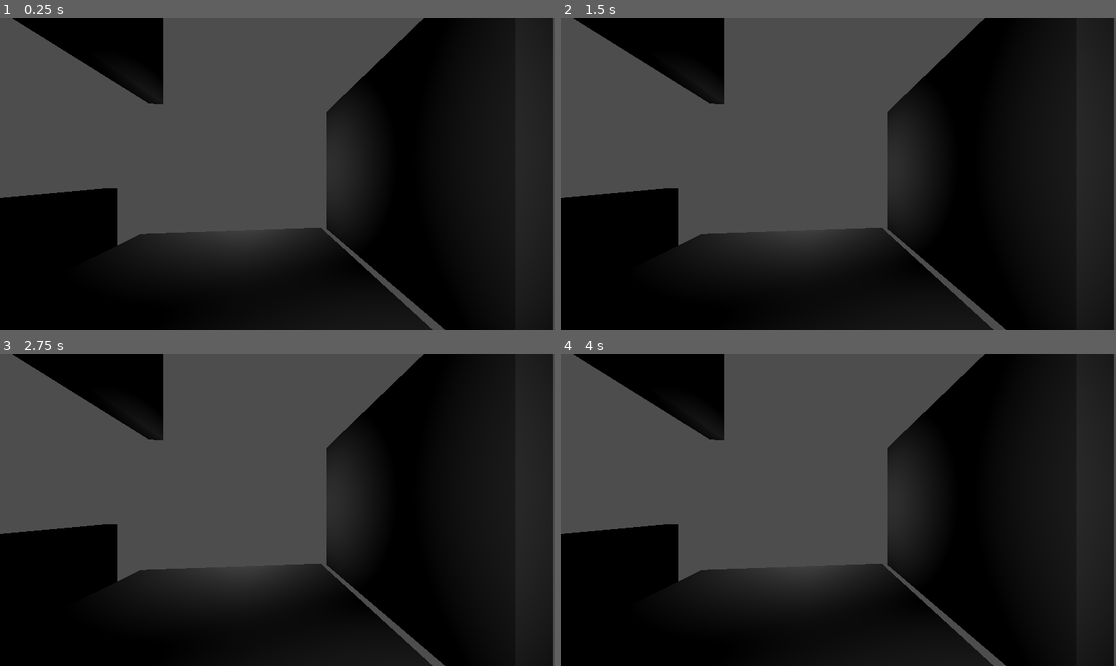
Above: before the commit, frames 1-4 (two rows, left to right).
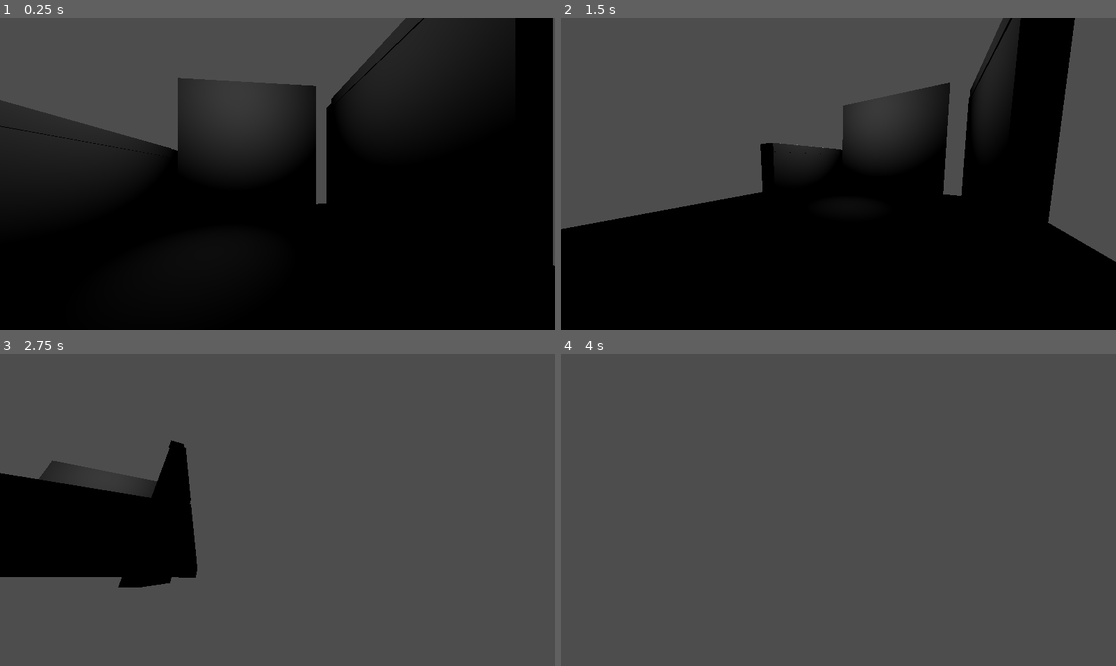
Above: after the commit, the same moments.

Repository: damikdk/fifth-try
Game: Godot game, scene res://World.tscn
Same seed, same stepped clock (60 frames per second), same inputs: the game is played once before the commit and once after it. Before the commit the project starts from res://WhiteLadder.tscn.
Inputs (mouse positions are in pixels of both pictures, inside the frame that each line leads up to):
- Up to frame 1 (0.25 s): no input
- Up to frame 2 (1.5 s): tap Enter at 0.5 s; move the mouse to (960, 158) at 0.52 s; hold D (move_right) 0.53-1.28 s; click (960, 158) at 0.67 s; tap Space (jump) at 0.77 s; move the mouse to (727, 189) at 1.27 s; hold S (move_backward) from 1.28 s (still down); click (727, 189) at 1.42 s
- Up to frame 3 (2.75 s): tap Space (jump) at 1.52 s; move the mouse to (333, 441) at 2.02 s; release S (move_backward) at 2.03 s; hold D (move_right) from 2.03 s (still down); click (333, 441) at 2.17 s
- Up to frame 4 (4 s): move the mouse to (810, 572) at 2.77 s; release D (move_right) at 2.78 s; hold W (move_forward) 2.78-3.53 s; click (810, 572) at 2.92 s; tap Space (jump) at 3.02, 3.77 s; move the mouse to (1005, 556) at 3.52 s; hold A (move_left) from 3.53 s (still down); click (1005, 556) at 3.67 s

The runs differ from the first frame. In frame 1, 38% of the frame differs, in the area x 0-100%, y 0-100%; in frame 2, 32%; in frame 3, 67%; in frame 4, 63%.
Error before the commit: Parse Error: Function "deg2rad()" not found in base self. Did you mean to use "deg_to_rad()"? (res://FPS.gd:29)

Commit message:
Add separate node for teleports logic, refactor

Diff:
--- a/FPS.gd
+++ b/FPS.gd
@@ -10,10 +10,10 @@
 var ray_from: Vector3 = Vector3()
 var ray_to: Vector3 = Vector3()
 
-var debug_sphere_size = 0.1
-
 var vertical_vector = Vector3()
 var horizontal_vector = Vector3()
+
+var last_mouse_position = Vector2()
 
 @onready var head: Node3D = $Head
 @onready var camera: Camera3D = $Head/Camera
@@ -23,35 +23,37 @@
 	Input.set_mouse_mode(Input.MOUSE_MODE_CAPTURED)
 
 func _input(event):
-	# get mouse input for camera rotation
+
+	if event is InputEventKey and event.keycode == KEY_ESCAPE:
+		get_tree().quit()
+
 	if event is InputEventMouseMotion:
 		# rotate camera
-		rotate_y(deg2rad(-event.relative.x * mouse_sense))
-		head.rotate_x(deg2rad(-event.relative.y * mouse_sense))
-		head.rotation.x = clamp(head.rotation.x, deg2rad(-89), deg2rad(89))
+		rotate_y(deg_to_rad(-event.relative.x * mouse_sense))
+		head.rotate_x(deg_to_rad(-event.relative.y * mouse_sense))
+		head.rotation.x = clamp(head.rotation.x, deg_to_rad(-89), deg_to_rad(89))
 
-		# Cast ray from camera
-		ray_from = camera.project_ray_origin(event.position)
-		ray_to = ray_from + camera.project_ray_normal(event.position) * ray_length
+		last_mouse_position = event.position
+
+	camera.global_transform = head.global_transform
 
 func _process(delta):
-	camera.global_transform = head.global_transform
 
-	var hit_result = _raycast()
+	get_tree().call_group("Cursor", "queue_free")
 
-	if hit_result:
-		if (hit_result.collider.get_class() == "CSGBox3D"):
-			# hit_result.position is global
-			var box = hit_result.collider as CSGBox3D
+	if Input.is_mouse_button_pressed(MOUSE_BUTTON_RIGHT):
+		ray_from = camera.project_ray_origin(last_mouse_position)
+		ray_to = ray_from + camera.project_ray_normal(last_mouse_position) * ray_length
+		var hit_result = Helpers.raycast(ray_from, ray_to, [self])
 
-			# localHitPosition is local and relative (-0.5 to 0.5)
-			var localHitPosition = box.to_local(hit_result.position)
-			var localTransform = box.transform
-			var globalTransform = box.global_transform
+		if hit_result:
+			if hit_result.collider.is_in_group("Teleportable"):
+				Helpers.add_sphere(hit_result.position, 0.2).add_to_group("Cursor")
 
-			print(localHitPosition, globalTransform, box.size)
-
-		_add_sphere(hit_result.position)
+	#		if (hit_result.collider.get_class() == "CSGBox3D"):
+	#			# hit_result.position is global
+	#			var box = hit_result.collider as CSGBox3D
+	#			Helpers.add_sphere(hit_result.position)
 
 func _physics_process(delta):
 	var direction = Vector3()
@@ -80,38 +82,3 @@
 	velocity = result_vector
 
 	move_and_slide()
-
-func _raycast() -> Dictionary:
-	var space_state = get_world_3d().direct_space_state
-
-	var parameter = PhysicsRayQueryParameters3D.new()
-	parameter.from = ray_from
-	parameter.to = ray_to
-	parameter.exclude = [self]
-
-	var hit_result: Dictionary = space_state.intersect_ray(parameter)
-	return hit_result
-
-func _add_sphere(location: Vector3):
-	# Get root scene
-	var scene_root = get_tree().root.get_children()[0]
-
-	# Create sphere with low detail of size.
-	var sphere = SphereMesh.new()
-	sphere.radial_segments = 4
-	sphere.rings = 4
-	sphere.radius = debug_sphere_size
-	sphere.height = debug_sphere_size * 2
-
-	# Bright red material (unshaded).
-	var material = StandardMaterial3D.new()
-	material.albedo_color = Color(1, 0, 0)
-	material.flags_unshaded = true
-	sphere.surface_set_material(0, material)
-
-	# Add to meshinstance in the right place.
-	var node = MeshInstance3D.new()
-	node.mesh = sphere
-	node.global_transform.origin = location
-
-	scene_root.add_child(node)
--- /dev/null
+++ b/Helpers.gd
@@ -0,0 +1,40 @@
+extends Node3D
+
+const SIZE = 0.1
+const COLOR = Color(0.5, 0.5, 0.5)
+
+func raycast(from: Vector3, to: Vector3, exclude: Array) -> Dictionary:
+	var space_state = get_world_3d().direct_space_state
+
+	var parameter = PhysicsRayQueryParameters3D.new()
+	parameter.from = from
+	parameter.to = to
+	parameter.exclude = exclude
+
+	var hit_result: Dictionary = space_state.intersect_ray(parameter)
+	return hit_result
+
+func add_sphere(location: Vector3, size = SIZE, color = COLOR) -> Node3D:
+	# Get root scene
+	var scene_root = get_tree().root.get_children()[0]
+
+	# Create sphere with low detail of size.
+	var sphere = SphereMesh.new()
+	sphere.radial_segments = 4
+	sphere.rings = 4
+	sphere.radius = size
+	sphere.height = size * 2
+
+	# Bright red material (unshaded).
+	var material = StandardMaterial3D.new()
+	material.albedo_color = color
+	material.flags_unshaded = true
+	sphere.surface_set_material(0, material)
+
+	# Add to meshinstance in the right place.
+	var node = MeshInstance3D.new()
+	node.mesh = sphere
+	node.global_transform.origin = location
+
+	scene_root.add_child(node)
+	return node
--- /dev/null
+++ b/Teleportable.gd
@@ -0,0 +1,27 @@
+extends CSGBox3D
+
+@export var quantity: int = 5
+
+var teleport_points = []
+
+func _ready():
+	add_marks()
+	add_to_group("Teleportable")
+
+func add_marks():
+	teleport_points.clear()
+
+	var max_size = max(scale.x, scale.y, scale.z)
+	var gap = max_size / quantity
+	var offset = gap / 2
+
+	for mark in quantity:
+		var global_position_for_row = global_position - scale / 2
+		var mark_position = Vector3(scale.x / 2, scale.y, mark * gap + offset)
+
+		var new_sphere = Helpers.add_sphere(mark_position + global_position_for_row)
+		teleport_points.append(new_sphere)
+
+# Called every frame. 'delta' is the elapsed time since the previous frame.
+func _process(delta):
+	pass
--- a/WhiteLadder.tscn
+++ /dev/null
@@ -1,36 +0,0 @@
-[gd_scene load_steps=2 format=3 uid="uid://c82gmuxumb0r0"]
-
-[ext_resource type="PackedScene" uid="uid://bmfjaganj8jie" path="res://FPS.tscn" id="1_jj0fu"]
-
-[node name="World" type="Node3D"]
-
-[node name="OmniLight3D" type="OmniLight3D" parent="."]
-transform = Transform3D(1, 0, 0, 0, 1, 0, 0, 0, 1, -0.295719, 4.26941, 2.35786)
-omni_range = 9.84264
-
-[node name="FPS" parent="." instance=ExtResource( "1_jj0fu" )]
-transform = Transform3D(-0.99508, 0, 0.0990766, 0, 1, 0, -0.0990766, 0, -0.99508, -1.53983, 2.86454, -9.97786)
-
-[node name="OmniLight3D2" type="OmniLight3D" parent="."]
-transform = Transform3D(1, 0, 0, 0, 1, 0, 0, 0, 1, -4.01564, 4.26941, -13.3462)
-omni_range = 9.84264
-
-[node name="CSGBox3D" type="CSGBox3D" parent="."]
-transform = Transform3D(1, 0, 0, 0, 1, 0, 0, 0, 1, -0.0546856, 0.0095129, -5.9057)
-use_collision = true
-size = Vector3(10, 1, 10)
-
-[node name="CSGBox3D6" type="CSGBox3D" parent="."]
-transform = Transform3D(1, 0, 0, 0, 1, 0, 0, 0, 1, -7.52646, 4.04388, -2.11211)
-use_collision = true
-size = Vector3(1, 10, 10)
-
-[node name="CSGBox3D7" type="CSGBox3D" parent="."]
-transform = Transform3D(1, 0, 0, 0, 1, 0, 0, 0, 1, 6.5709, 14.1234, -2.11211)
-use_collision = true
-size = Vector3(1, 10, 10)
-
-[node name="CSGBox3D8" type="CSGBox3D" parent="."]
-transform = Transform3D(1, 0, 0, 0, 1, 0, 0, 0, 1, 9.76249, -2.3514, -2.11211)
-use_collision = true
-size = Vector3(1, 10, 10)
--- /dev/null
+++ b/World.tscn
@@ -0,0 +1,43 @@
+[gd_scene load_steps=3 format=3 uid="uid://c82gmuxumb0r0"]
+
+[ext_resource type="PackedScene" uid="uid://bmfjaganj8jie" path="res://FPS.tscn" id="1_g54wv"]
+[ext_resource type="Script" path="res://Teleportable.gd" id="2_niega"]
+
+[node name="World" type="Node3D"]
+
+[node name="OmniLight3D" type="OmniLight3D" parent="."]
+transform = Transform3D(1, 0, 0, 0, 1, 0, 0, 0, 1, 0.334031, 9.47438, -4.14931)
+omni_range = 9.84264
+
+[node name="FPS" parent="." instance=ExtResource("1_g54wv")]
+transform = Transform3D(-0.99508, 0, 0.0990766, 0, 1, 0, -0.0990766, 0, -0.99508, -1.53983, 2.86454, -9.97786)
+
+[node name="CSGBox3D" type="CSGBox3D" parent="."]
+transform = Transform3D(2.0682, 0, 0, 0, 1.00691, 0, 0, 0, 2.0121, -0.0521376, 0.110149, -5.9057)
+use_collision = true
+size = Vector3(10, 1, 10)
+
+[node name="CSGBox3D6" type="CSGBox3D" parent="."]
+transform = Transform3D(1, 0, 0, 0, 1, 0, 0, 0, 1, -7.52646, 4.04388, -2.11211)
+use_collision = true
+size = Vector3(1, 10, 10)
+
+[node name="CSGBox3D7" type="CSGBox3D" parent="."]
+transform = Transform3D(-4.37114e-08, 0, 1, 0, 1, 0, -1, 0, -4.37114e-08, -0.66503, 5.1308, 2.08001)
+use_collision = true
+size = Vector3(1, 10, 10)
+
+[node name="CSGBox3D9" type="CSGBox3D" parent="."]
+transform = Transform3D(1.59877, 0, 0, 0, 1, 0, 0, 0, 1, 5.77287, 0.216618, -2.11211)
+use_collision = true
+size = Vector3(1, 10, 10)
+
+[node name="CSGBox3D2" type="CSGBox3D" parent="."]
+transform = Transform3D(0.884, 0, 0, 0, 0.636, 0, 0, 0, 9, -7.4095, 9.00079, -2.67267)
+use_collision = true
+script = ExtResource("2_niega")
+
+[node name="CSGBox3D3" type="CSGBox3D" parent="."]
+transform = Transform3D(0.884, 0, 0, 0, 0.636, 0, 0, 0, 9, 5.32333, 4.90999, -2.67267)
+use_collision = true
+script = ExtResource("2_niega")
--- a/project.godot
+++ b/project.godot
@@ -11,9 +11,13 @@
 [application]
 
 config/name="FifthTry"
-run/main_scene="res://WhiteLadder.tscn"
+run/main_scene="res://World.tscn"
+config/features=PackedStringArray("4.0")
 config/icon="res://icon.png"
-config/features=PackedStringArray("4.0", "Vulkan Clustered")
+
+[autoload]
+
+Helpers="*res://Helpers.gd"
 
 [display]
 
@@ -25,41 +29,41 @@
 
 move_forward={
 "deadzone": 0.5,
-"events": [Object(InputEventKey,"resource_local_to_scene":false,"resource_name":"","device":0,"window_id":0,"store_command":true,"alt_pressed":false,"shift_pressed":false,"meta_pressed":false,"command_pressed":false,"pressed":false,"keycode":0,"physical_keycode":87,"unicode":0,"echo":false,"script":null)
+"events": [Object(InputEventKey,"resource_local_to_scene":false,"resource_name":"","device":0,"window_id":0,"alt_pressed":false,"shift_pressed":false,"ctrl_pressed":false,"meta_pressed":false,"pressed":false,"keycode":0,"physical_keycode":87,"key_label":0,"unicode":0,"echo":false,"script":null)
 ]
 }
 move_left={
 "deadzone": 0.5,
-"events": [Object(InputEventKey,"resource_local_to_scene":false,"resource_name":"","device":0,"window_id":0,"store_command":true,"alt_pressed":false,"shift_pressed":false,"meta_pressed":false,"command_pressed":false,"pressed":false,"keycode":0,"physical_keycode":65,"unicode":0,"echo":false,"script":null)
+"events": [Object(InputEventKey,"resource_local_to_scene":false,"resource_name":"","device":0,"window_id":0,"alt_pressed":false,"shift_pressed":false,"ctrl_pressed":false,"meta_pressed":false,"pressed":false,"keycode":0,"physical_keycode":65,"key_label":0,"unicode":0,"echo":false,"script":null)
 ]
 }
 move_backward={
 "deadzone": 0.5,
-"events": [Object(InputEventKey,"resource_local_to_scene":false,"resource_name":"","device":0,"window_id":0,"store_command":true,"alt_pressed":false,"shift_pressed":false,"meta_pressed":false,"command_pressed":false,"pressed":false,"keycode":0,"physical_keycode":83,"unicode":0,"echo":false,"script":null)
+"events": [Object(InputEventKey,"resource_local_to_scene":false,"resource_name":"","device":0,"window_id":0,"alt_pressed":false,"shift_pressed":false,"ctrl_pressed":false,"meta_pressed":false,"pressed":false,"keycode":0,"physical_keycode":83,"key_label":0,"unicode":0,"echo":false,"script":null)
 ]
 }
 move_right={
 "deadzone": 0.5,
-"events": [Object(InputEventKey,"resource_local_to_scene":false,"resource_name":"","device":0,"window_id":0,"store_command":true,"alt_pressed":false,"shift_pressed":false,"meta_pressed":false,"command_pressed":false,"pressed":false,"keycode":0,"physical_keycode":68,"unicode":0,"echo":false,"script":null)
+"events": [Object(InputEventKey,"resource_local_to_scene":false,"resource_name":"","device":0,"window_id":0,"alt_pressed":false,"shift_pressed":false,"ctrl_pressed":false,"meta_pressed":false,"pressed":false,"keycode":0,"physical_keycode":68,"key_label":0,"unicode":0,"echo":false,"script":null)
 ]
 }
 jump={
 "deadzone": 0.5,
-"events": [Object(InputEventKey,"resource_local_to_scene":false,"resource_name":"","device":0,"window_id":0,"store_command":true,"alt_pressed":false,"shift_pressed":false,"meta_pressed":false,"command_pressed":false,"pressed":false,"keycode":0,"physical_keycode":32,"unicode":0,"echo":false,"script":null)
+"events": [Object(InputEventKey,"resource_local_to_scene":false,"resource_name":"","device":0,"window_id":0,"alt_pressed":false,"shift_pressed":false,"ctrl_pressed":false,"meta_pressed":false,"pressed":false,"keycode":0,"physical_keycode":32,"key_label":0,"unicode":0,"echo":false,"script":null)
 ]
 }
 shift={
 "deadzone": 0.5,
-"events": [Object(InputEventKey,"resource_local_to_scene":false,"resource_name":"","device":0,"window_id":0,"store_command":true,"alt_pressed":false,"shift_pressed":false,"meta_pressed":false,"command_pressed":false,"pressed":false,"keycode":0,"physical_keycode":16777237,"unicode":0,"echo":false,"script":null)
+"events": [Object(InputEventKey,"resource_local_to_scene":false,"resource_name":"","device":0,"window_id":0,"alt_pressed":false,"shift_pressed":false,"ctrl_pressed":false,"meta_pressed":false,"pressed":false,"keycode":0,"physical_keycode":16777237,"key_label":0,"unicode":0,"echo":false,"script":null)
 ]
 }
 left_mouse={
 "deadzone": 0.5,
-"events": [Object(InputEventMouseButton,"resource_local_to_scene":false,"resource_name":"","device":0,"window_id":0,"store_command":true,"alt_pressed":false,"shift_pressed":false,"meta_pressed":false,"command_pressed":false,"button_mask":0,"positio …(130 unchanged characters)…
+"events": [Object(InputEventMouseButton,"resource_local_to_scene":false,"resource_name":"","device":0,"window_id":0,"alt_pressed":false,"shift_pressed":false,"ctrl_pressed":false,"meta_pressed":false,"button_mask":0,"positio …(130 unchanged characters)…
 ]
 }
 right_mouse={
 "deadzone": 0.5,
-"events": [Object(InputEventMouseButton,"resource_local_to_scene":false,"resource_name":"","device":0,"window_id":0,"store_command":true,"alt_pressed":false,"shift_pressed":false,"meta_pressed":false,"command_pressed":false,"button_mask":0,"positio …(130 unchanged characters)…
+"events": [Object(InputEventMouseButton,"resource_local_to_scene":false,"resource_name":"","device":0,"window_id":0,"alt_pressed":false,"shift_pressed":false,"ctrl_pressed":false,"meta_pressed":false,"button_mask":0,"positio …(130 unchanged characters)…
 ]
 }
